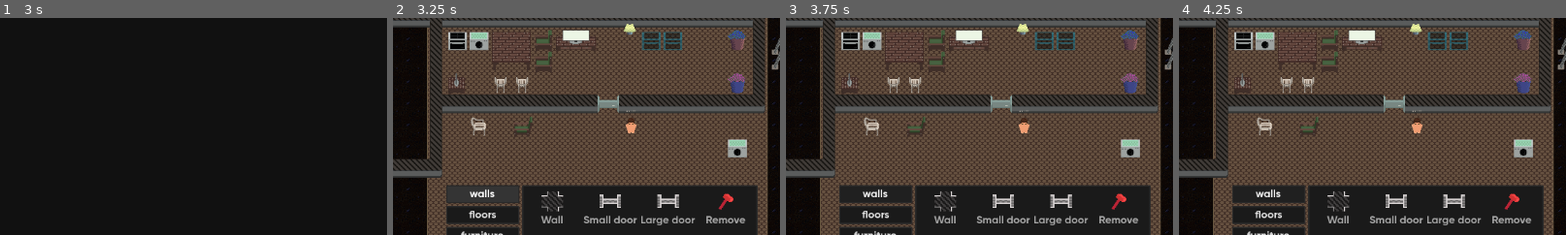
Above: before the commit, frames 1-4 (left to right).
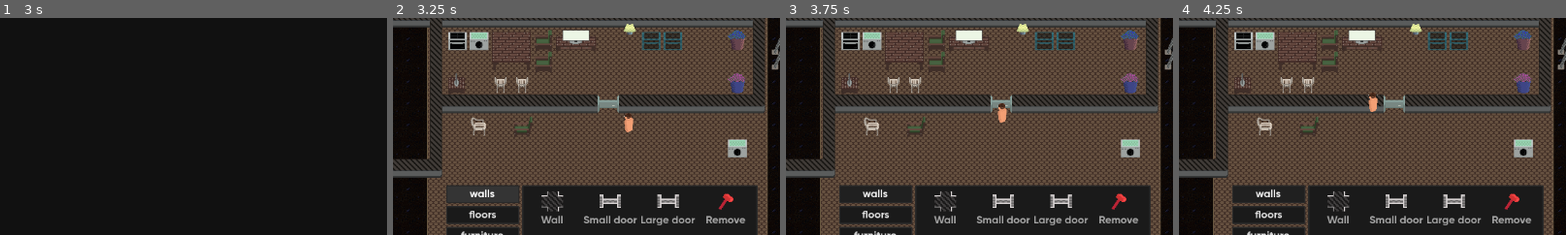
Above: after the commit, the same moments.

Repository: kieselll/radioid-new
Game: Godot game, scene res://scenes/menu.tscn
Same seed, same stepped clock (60 frames per second), same inputs: the game is played once before the commit and once after it.
Inputs:
- Up to frame 1 (3 s): click "New game" at 0.5 s; click "New game" at 1.25 s; click "Create world!" at 2 s; click "Back" at 2.75 s
- Up to frame 2 (3.25 s): no input
- Up to frame 3 (3.75 s): click "walls" at 3.5 s
- Up to frame 4 (4.25 s): no input
The pictures show only the part of the screen within x 19-69%, y 26-76%; the shares and areas given below are measured in that part.

Frame 1 is identical in both runs. In frame 2, 0.2% of the frame differs, in the area x 59-63%, y 42-54%; in frame 3, 0.3%, in the area x 54-63%, y 39-54%; in frame 4, 0.3%.

Commit message:
19.07.2025
unfinished shit
mainly the wandering

Diff:
--- a/project.godot
+++ b/project.godot
@@ -115,7 +115,6 @@
 [rendering]
 
 textures/canvas_textures/default_texture_filter=0
-renderer/rendering_method="mobile"
 textures/vram_compression/import_etc2_astc=true
 anti_aliasing/screen_space_roughness_limiter/amount=0.1
 anti_aliasing/screen_space_roughness_limiter/limit=0.15
--- a/scenes/pawn.tscn
+++ b/scenes/pawn.tscn
@@ -10,6 +10,7 @@
 [ext_resource type="Script" uid="uid://mlsuy8iy31ye" path="res://scripts/components/action_machine.gd" id="8_otoq7"]
 [ext_resource type="Script" uid="uid://cyml8tsc5rk7i" path="res://scripts/components/states/idle_state.gd" id="8_ycofb"]
 [ext_resource type="Script" uid="uid://ronrx335gx2j" path="res://scripts/components/actions/wander_action.gd" id="9_vvra3"]
+[ext_resource type="Script" uid="uid://bhsj43xf8ynaq" path="res://scripts/components/decision_maker.gd" id="11_lgtdx"]
 
 [sub_resource type="CapsuleShape2D" id="CapsuleShape2D_taskf"]
 radius = 122.0
@@ -115,10 +116,14 @@
 texture = SubResource("GradientTexture1D_bgilg")
 
 [node name="Label" type="Label" parent="."]
-offset_left = -134.0
-offset_top = -340.0
-offset_right = 139.0
-offset_bottom = -289.0
+anchors_preset = 5
+anchor_left = 0.5
+anchor_right = 0.5
+offset_left = -136.5
+offset_top = -196.0
+offset_right = 136.5
+offset_bottom = -145.0
+grow_horizontal = 2
 theme_override_colors/font_color = Color(0.686624, 0.686624, 0.686624, 1)
 theme_override_font_sizes/font_size = 50
 text = "Чюпеп"
@@ -144,4 +149,8 @@
 script = ExtResource("9_vvra3")
 metadata/_custom_type_script = "uid://ronrx335gx2j"
 
+[node name="DecisionMaker" type="Node" parent="."]
+script = ExtResource("11_lgtdx")
+metadata/_custom_type_script = "uid://bhsj43xf8ynaq"
+
 [connection signal="timeout" from="alert_timer" to="." method="_on_alert_timer_timeout"]
--- a/scripts/components/action_machine.gd
+++ b/scripts/components/action_machine.gd
@@ -7,8 +7,12 @@
 
 func _ready() -> void:
 	assert(owner is CharacterBody2D, "An ActionMachine cannot be owned by a non-CharacterBody2D. Please change the root of this scene to a CharacterBody2D")
+	for child in get_children():
+		if child is BaseAction:
+			actions[child.action_name] = child
 
-func start_action(action_name : String) -> void:
-	current_action.stop()
+func start_action(action_name : String, args = {}) -> void:
+	if current_action: current_action.stop()
 	current_action = actions[action_name]
-	actions[action_name].start()
+	actions[action_name].start(args)
+	print("Started action")
--- a/scripts/components/actions/wander_action.gd
+++ b/scripts/components/actions/wander_action.gd
@@ -17,14 +17,16 @@
 func start(args : Dictionary = {}) -> void:
 	_active = true
 	new_pos()
+	print("As action, I recieved the start")
 
 func new_pos():
+	print("New pos is called")
 	if _active:
 		if not _random_pos:
-			_random_pos = Vector2i(randi_range(_movement_component._local_position.x - 5, _movement_component._local_position.x + 5), randi_range(_movement_component._local_position.y - 5, _movement_component._local_position.y + 5))
-		else:
+			print("LOCAL::::::: ", _movement_component.get_local_position())
+			_random_pos = Vector2i(randi_range(_movement_component.get_local_position().x - 5, _movement_component.get_local_position().x + 5), randi_range(_movement_component.get_local_position().y - 5, _movement_component.get_local_position().y + 5))
 			_state_machine.change_state(&"move_state",{"target" = _random_pos})
-
+			print("Asked state to move")
 	await _move_state.arrived_at_target
 	_random_pos = null
 	new_pos()
--- a/scripts/components/decision_maker.gd
+++ b/scripts/components/decision_maker.gd
@@ -13,6 +13,13 @@
 
 var action_queue : Array[QueuedAction] = []
 var current_action : QueuedAction = QueuedAction.new(&"wander_action")
+var action_machine : ActionMachine
+
+func _ready() -> void:
+	await owner.ready
+	action_machine = owner.action_machine
+	action_machine.start_action(current_action.action_name, current_action.args)
+	print("Asked to start")
 
 func add_action_to_queue(action_name : StringName, priority : int):
 	pass
--- a/scripts/components/node_movement.gd
+++ b/scripts/components/node_movement.gd
@@ -2,30 +2,11 @@
 class_name MovementComponent
 extends Node
 
-
-
-
-
-
-
-
-
-
-
-
-
-
 @export var speed: float = 75
-
-
-
 @export var movement_smoothness: float = 20
-
-
 @export var approach_threshold: float = 6
 
 signal arrived_at_destination()
-
 
 var _path: Array[Vector2i] = []
 var _current_step: int = 0
@@ -38,72 +19,56 @@
 @onready var _tilemap: TileMapLayer = $"/root/Node2D/TileMap/ground"
 @onready var _astar: Node = $"/root/Node2D/handlers/GlobalPathfinder"
 
-
-
-
-
-
-
 func move_to_coord(to: Vector2i, partial_path: bool = false) -> void :
-  _update_path(_local_position, to, partial_path)
-
-
-
-
+	_update_path(_local_position, to, partial_path)
 
 func move_to_nearest_tile(tiles: Array[Global.BuildableBase], partial_path: bool = false) -> void :
-  var target = $ %grid_utils.find_nearest_tile(
-    _local_position,
-    tiles
-  )
-  _update_path(_local_position, target, partial_path)
+	var target = $ %grid_utils.find_nearest_tile(
+		_local_position,
+		tiles
+	)
+	_update_path(_local_position, target, partial_path)
 
 
 func stop_moving() -> void :
-  _path = []
-  _parent.velocity = Vector2.ZERO
-
+	_path = []
+	_parent.velocity = Vector2.ZERO
 
 func get_local_position() -> Vector2i: return _local_position
 
+func _update_path(from: Vector2i, to: Vector2i, partial: bool) -> void :
+	_path = _astar.request_path(from, to, partial)
+	_current_step = 0
 
-
-func _update_path(from: Vector2i, to: Vector2i, partial: bool) -> void :
-  _path = _astar.request_path(from, to, partial)
-  _current_step = 0
-
-  if _path.is_empty():
-    push_warning("No path found for %s to %s" % [_parent.name, to])
+	if _path.is_empty():
+		push_warning("No path found for %s to %s" % [_parent.name, to])
 
 func _physics_process(delta: float) -> void :
-  _local_position = _tilemap.local_to_map(_parent.position)
+	_local_position = _tilemap.local_to_map(_parent.position)
 
-  if _path.is_empty():
-    _parent.velocity = Vector2.ZERO
-    return
+	if _path.is_empty():
+		_parent.velocity = Vector2.ZERO
+		return
 
+	_target_position = _tilemap.map_to_local(_path[_current_step])
+	if _astar.astar.is_point_solid(_target_position): _update_path(_local_position, _path[-1], false)
+	_direction = (Vector2(_target_position) - _parent.position).normalized()
 
-  _target_position = _tilemap.map_to_local(_path[_current_step])
-  if _astar.astar.is_point_solid(_target_position): _update_path(_local_position, _path[-1], false)
-  _direction = (Vector2(_target_position) - _parent.position).normalized()
+	_parent.velocity = lerp(
+		_parent.velocity,
+		_direction * speed,
+		100 * delta / movement_smoothness
+	)
 
-  _parent.velocity = lerp(
-    _parent.velocity,
-    _direction * speed,
-    100 * delta / movement_smoothness
-  )
+	if _parent.position.distance_to(_target_position) <= approach_threshold:
+		_current_step += 1
+		if _current_step >= _path.size():
+			_path.clear()
+			arrived_at_destination.emit()
 
-
-  if _parent.position.distance_to(_target_position) <= approach_threshold:
-    _current_step += 1
-    if _current_step >= _path.size():
-      _path.clear()
-      arrived_at_destination.emit()
-
-
-  if _parent.velocity != Vector2.ZERO:
-    _parent.move_and_slide()
-    _parent.rotate_sprite(_direction)
+	if _parent.velocity != Vector2.ZERO:
+		_parent.move_and_slide()
+		_parent.rotate_sprite(_direction)
 
 func is_moving() -> bool:
-  return owner.velocity != Vector2.ZERO;
+	return owner.velocity != Vector2.ZERO;
--- a/scripts/components/states/move_state.gd
+++ b/scripts/components/states/move_state.gd
@@ -16,11 +16,13 @@
 	assert(args.has("target"), "MoveState of %s recieved start(), but has no argument \"target\", therefore nowhere to move.")
 	assert(args["target"] is Vector2i, "MoveState of %s recieved start(), but the argument \"target\" is not a Vector2i, therefore cannot process it.")
 
+	print("Started moving yay ", args["target"])
 	var _move_target = args["target"]
-	if _movement_component.get_local_coords() != _move_target and not _movement_component.is_moving():
+	if _movement_component.get_local_position() != _move_target and not _movement_component.is_moving():
 		_movement_component.move_to_coord(_move_target)
-	elif _movement_component.get_local_coords() == _move_target:
+	elif _movement_component.get_local_position() == _move_target:
 		arrived_at_target.emit(_move_target)
+		print("movement completed wow")
 
 func stop():
 	_movement_component.stop_moving()
Not shown: 1 places in scenes/pawn.tscn that only renumber resources
